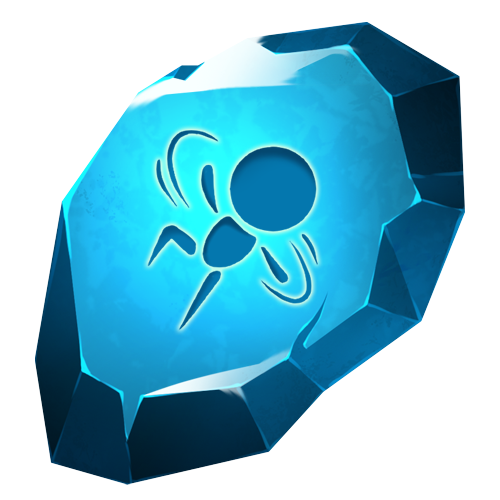
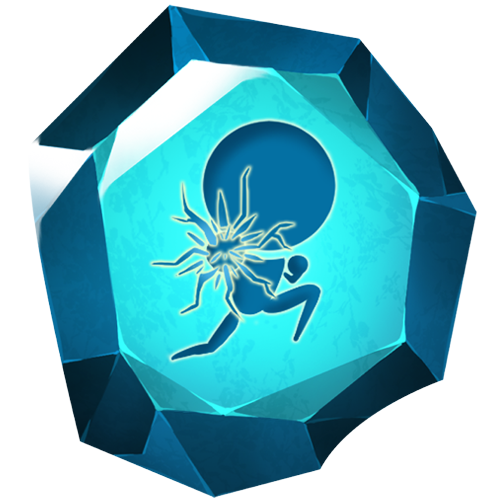
Revision of a layered w=500, h=500 image; what changed, layer by layer:
removed layer "技能图标" over [147, 130, 318, 331]
added layer "组 1" above "高光" over [148, 116, 340, 366]
painted on "高光" over [29, 15, 419, 423]
removed layer "图层 35 副本" over [35, 22, 465, 485]
added layer "图层 36 副本" above "背景" over [29, 4, 477, 498]